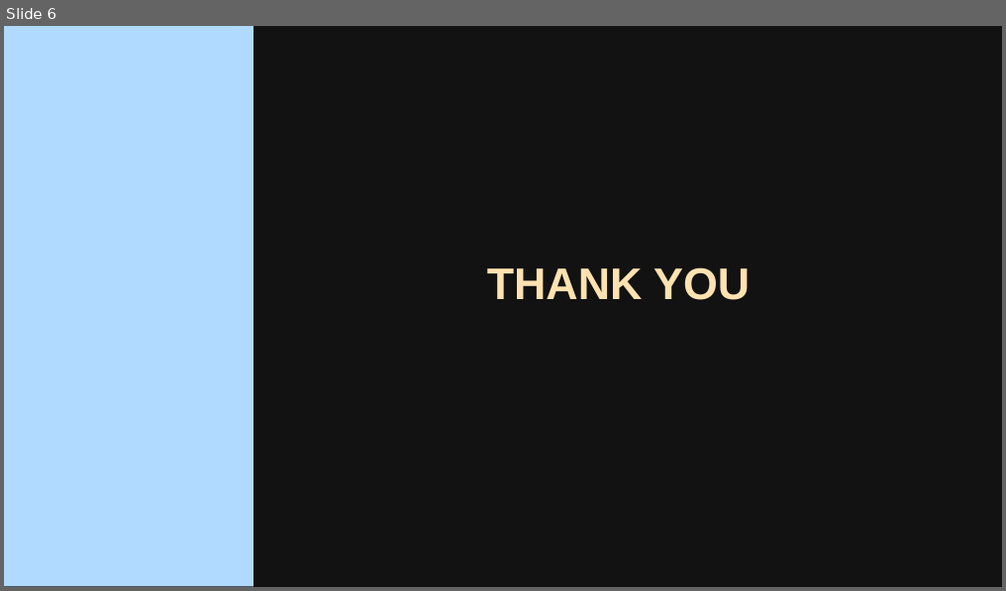
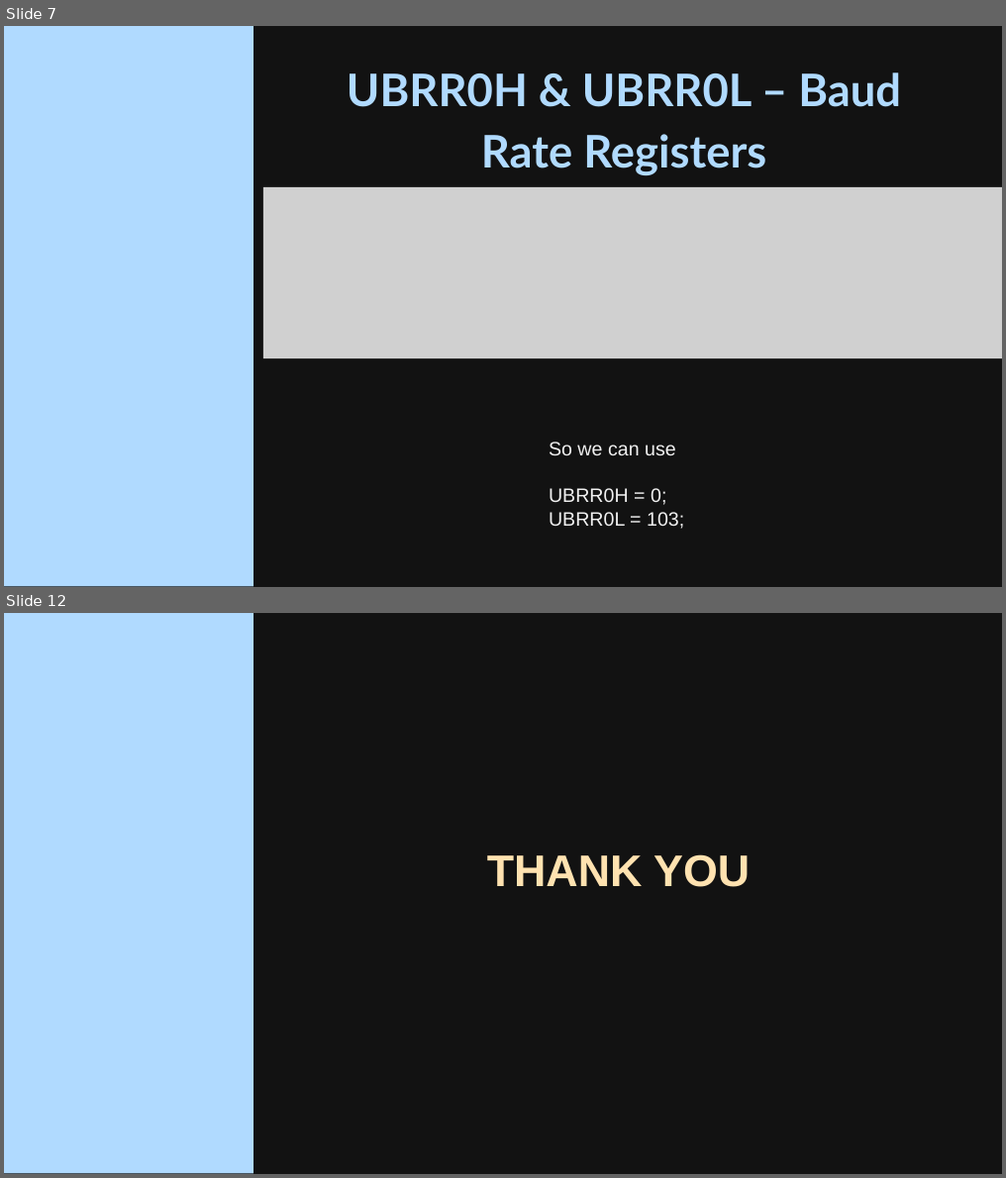
Before and after one commit to mohulmgeorge/embedded-systems, a slide deck: Presentations/AVR Live Class 16.pptx. Shown one above the other, each under a label of ours: slide 6 before the commit, slides 7 and 12 after it; the slides between them are not shown. The pictures are 1006x591 and 1006x1178 pixels, drawn with LibreOffice and Linux fonts; fonts in the diff are those of the drawing; grey boxes stand for pictures; background and template pictures are left out. Boxes give left, top, right and bottom in pixels: in the first picture for what was removed or moved away, otherwise in the second. Text is boxed around its words. In the diff, an @@ line names an element or a change of style, - is before the commit and + after.

```diff
--- a/Presentations/AVR Live Class 16.pptx
+++ b/Presentations/AVR Live Class 16.pptx
@@ slide 7 added at [4,26,1002,587], background picture (left out); not listed: 1 template element that a slide beside it also shows @@
@@ title added at [347,73,901,175], 32.4 pt, text #B0DAFF, bold @@
+UBRR0H & UBRR0L – Baud Rate Registers
@@ picture added at [263,187,1002,360] @@
@@ text added at [548,442,684,529], 14 pt, text #F0F0F0 @@
+So we can use
+UBRR0H = 0;
+UBRR0L = 103;
@@ what was slide 6 is now slide 12 @@
```
Also in this commit, not shown: 1 slide changed, 9 other slides added, 4 slides removed, 15 other files.
